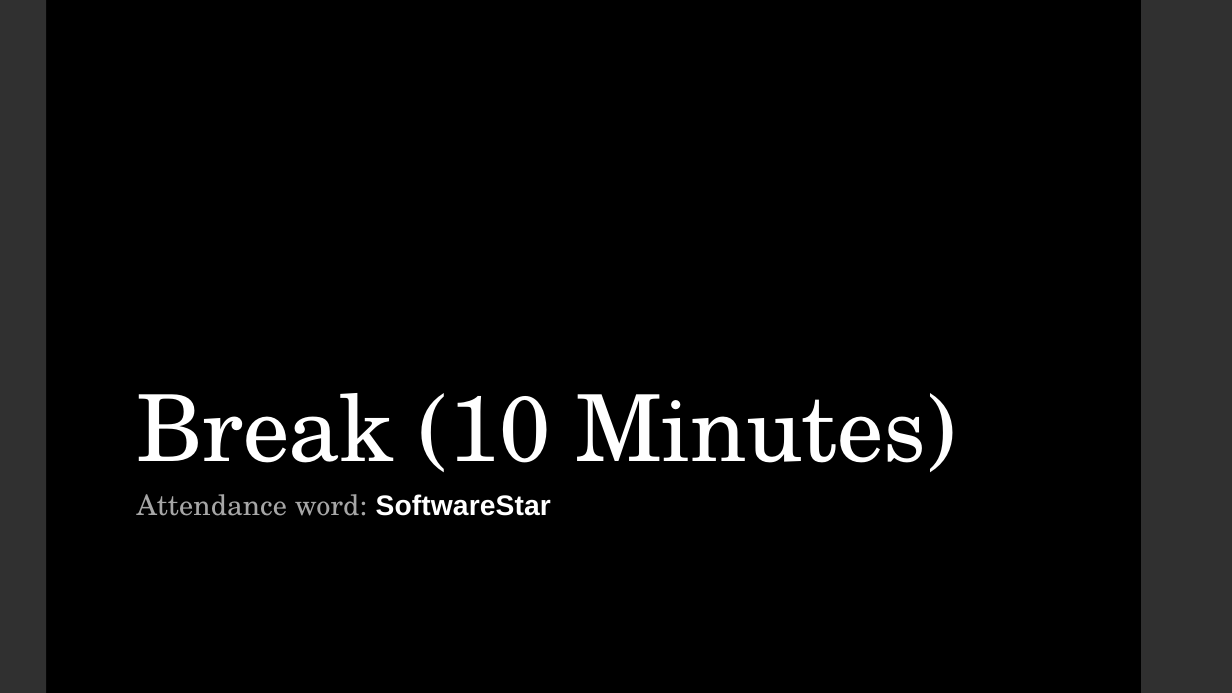
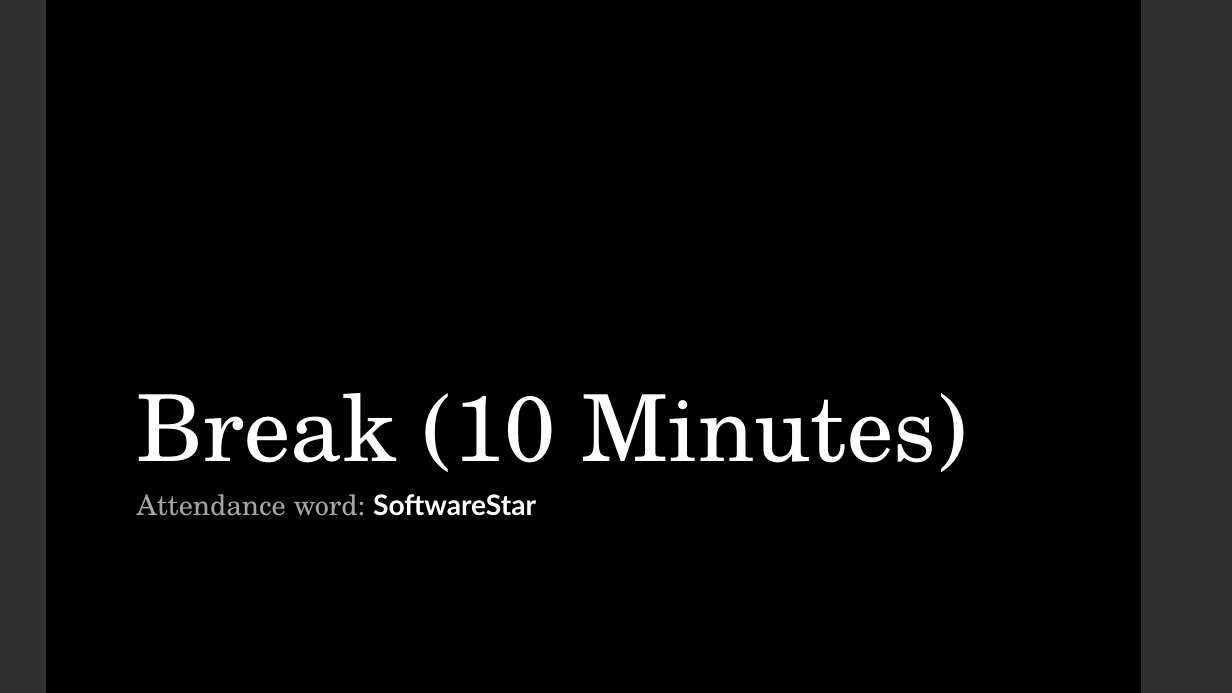
Before and after one commit to LaunchCoderGirlSTL/Data-Science-Assignments, a slide deck: slide 12 of course_material/week_03/week_03_presentation.pptx (slide 13 before the commit). Drawn at 1232x693 pixels with LibreOffice and Linux fonts; fonts in the diff are those of the drawing. Boxes give left, top, right and bottom in pixels: in the first picture for what was removed or moved away, otherwise in the second. Text is boxed around its words. In the diff, an @@ line names an element or a change of style, - is before the commit and + after.

```diff
--- a/course_material/week_03/week_03_presentation.pptx
+++ b/course_material/week_03/week_03_presentation.pptx
@@ title "Break (10 Minutes)" at bbox=[137, 393, 967, 472]: letter spacing -0.5 to 0 pt @@
@@ subtitle "Attendance word: SoftwareStar" at bbox=[137, 494, 536, 516]: font Arial to Lato in "SoftwareStar"; text colour #A6A6A6 to #A5A5A5 in "Attendance word:"; letter spacing 0.1 to 0 pt; less space between paragraphs @@
```
Also in this commit, not shown: 19 other slides changed, 1 slide removed, 2 other files.
